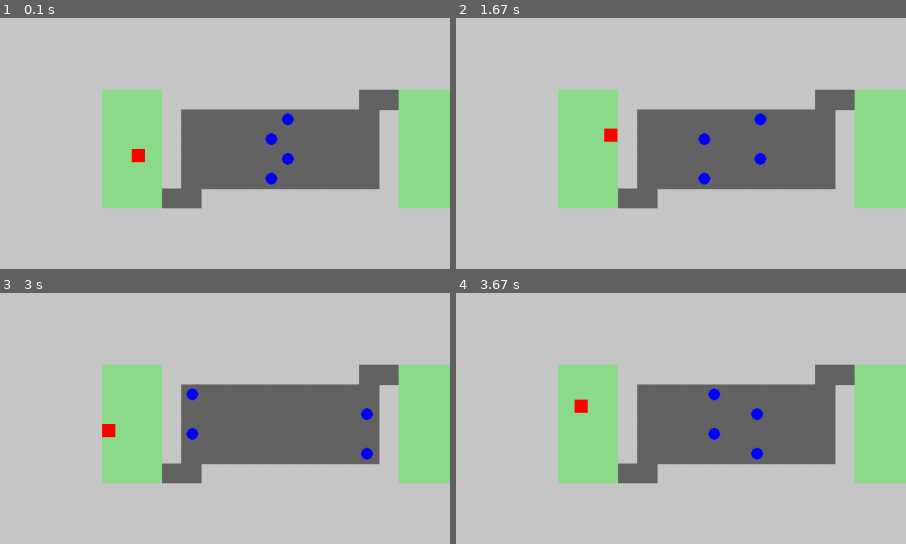
Above: before the commit, frames 1-4 (two rows, left to right).
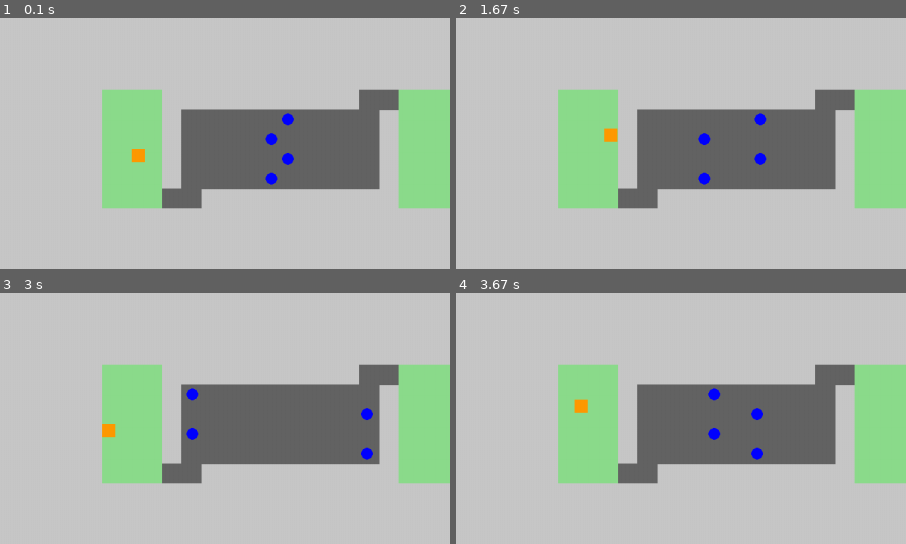
Above: after the commit, the same moments.

Repository: carolineap/hardest-pygame-ever
Game: pygame game, started from main.py
Same seed, same stepped clock (60 frames per second), same inputs: the game is played once before the commit and once after it.
Inputs:
- Up to frame 1 (0.1 s): no input
- Up to frame 2 (1.67 s): hold Right 0.33-0.8 s; hold Up 0.83-1.13 s; hold Right 1.17-1.63 s
- Up to frame 3 (3 s): hold Left 1.67-2.2 s; hold Down 2.23-2.53 s; hold Left 2.57-2.97 s
- Up to frame 4 (3.67 s): hold Up 3-3.37 s; hold Right from 3.4 s (still down)
The pictures show only the part of the screen within x 19-69%, y 24-74%; the shares and areas given below are measured in that part.

The runs differ from the first frame. In frame 1, 0.2% of the frame differs, in the area x 29-33%, y 52-58%; in frame 2, 0.2%, in the area x 32-36%, y 43-50%; in frame 3, 0.2%; in frame 4, 0.2%.

Commit message:
more tests

Diff:
--- a/genetic_algorithm/ga.py
+++ b/genetic_algorithm/ga.py
@@ -5,37 +5,37 @@
 
     def __init__(self, state):
         self.state = state
-        self.max_position = (-1, -1)
+        self.best_position = 1000
+        self.action_best_position = -1
         self.win = False
-        self.action_max_position = 0
 
     def fitness(self):
-        return self.max_position[0]
-
+        return self.best_position+self.action_best_position #menor dist para o goal com o menor numero de acoes
 
 def crossover(s1, s2, point):
     return s1[:point] + s2[point:], s2[:point] + s1[point:]
 
-def selection(population): #just remove the worst individual and clone the best
+def selection(population):
     all_fitness = [individual.fitness() for individual in population]
 
     total = sum(all_fitness)
-    p = sorted([fitness/total for fitness in all_fitness], reverse=True)
+    p = [(1-(fitness/total)) for fitness in all_fitness]
 
-    min_i = p.index(min(p))
-    max_i = p.index(max(p))
+    new = random.choices(population, p, k=2)
 
-    new = population.copy()
+    return new[0], new[1]
 
-    new.pop(min_i)
-    new.append(population[max_i])
+def increase_state(population, n_state, d):
+    for individual in population:
+        state = individual.state
+        while len(state) < n_state:
+            state.extend([random.choice(list(Actions))]*random.randint(1, d))
+        individual.state = state[:n_state]
 
-    random.shuffle(new)
-
-    return new
+    return population
 
 def mutation(state, point, d):
-    d = random.randint(3, d)
+    d = random.randint(1, d)
     state[point:point+d] = [random.choice(list(Actions))]*d
     return state
 
@@ -44,6 +44,6 @@
     for i in range(size):
         state = []
         while len(state) < n_state:
-            state.extend([random.choice(list(Actions))]*random.randint(3, d)) #repeat an action at most d times
+            state.extend([random.choice(list(Actions))]*random.randint(1, d)) #repeat an action at most d times
         population.append(Individual(state[:n_state]))
     return population
--- a/simulation.py
+++ b/simulation.py
@@ -2,65 +2,55 @@
 import genetic_algorithm.ga as ga
 import random
 
+def simulate_game():
+	population_size = 50
+	max_iterations = 200
+	best = None
+	state_size = 15 #aumenta o tamanho do cromossomo gradativamente, cinco estados a cada cinco gerações
+	i = 0
+	j = 0
 
-def simulate_game(population, best, display=True):
+	d = int(state_size/2)
 
-	app = App(display=display)
+	population = ga.create_initial_population(population_size, state_size, d)
 
-	for individual in population:
-		individual.win, individual.max_position, individual.action_max_position = app.run(individual.state)
+	app = App(len(population), display=True)
 
-		if not best or individual.fitness() > best.fitness():
-			best = individual
+	while(j < max_iterations):
 
-		print(individual.fitness())
+		d = int(state_size/2) #max number of repetitions
 
-	return best
+		print("Starting simulation of population " + str(j))
 
-if __name__ == "__main__":
+		results = app.run([individual.state[:state_size] for individual in population], min(state_size, 200))
 
-	POPULATION_SIZE = 10
-	STATE_SIZE = 300
-	K = 2
-	N_ITERATIONS = 10
-	D = 10
+		for i in range(len(population)):
+			population[i].win = results[i][0]
+			population[i].best_position = results[i][1]
+			population[i].action_best_position = results[i][2]
 
-	best = None
+			if population[i].win:
+				print("Alguém venceu!!!")
 
-	population = ga.create_initial_population(POPULATION_SIZE, STATE_SIZE, D)
-
-	while(N_ITERATIONS):
-
-		print("Starting simulation of a population...")
-
-		b = simulate_game(population, best, display=False)
-
-		if not best or best.fitness() < b.fitness():
-			best = b
+			if not best or best.fitness() > population[i].fitness():
+				best = population[i]
 
 		new_population = []
 
-		selected = ga.selection(population)
-
-		for i in range(0, len(population)-1, 2):
-
-			print("fitness selected:")
-			print(selected[i].fitness())
-
-			min_point = min(selected[i].action_max_position, selected[i+1].action_max_position)
-			max_point = max(selected[i].action_max_position, selected[i+1].action_max_position)
-
-			s1, s2 = selected[i].state, selected[i+1].state
-			s1, s2 = ga.crossover(s1, s2, random.randint(min_point, max_point))
-
-			new_population.append(ga.Individual(ga.mutation(s1, random.randint(min_point, max_point), D)))
-			new_population.append(ga.Individual(ga.mutation(s2, random.randint(min_point, max_point), D)))
+		for i in range(int(len(population)/2)):
+			ind1, ind2 = ga.selection(population)
+			new_population.append(ga.Individual(ga.mutation(ind1.state, ind1.action_best_position-2, d))) #tenta fazer mutação bem perto da melhor posição
+			new_population.append(ga.Individual(ga.mutation(ind2.state, ind2.action_best_position-2, d)))
 
 		population =  new_population
 
-		print(len(population))
+		j += 1
 
-		N_ITERATIONS -= 1
+		if j%5 == 0:
+			state_size += 10
+			population = ga.increase_state(population, state_size, d)
 
-	input("Press Enter to continue...")
-	simulate_game([best], best, display=True)
+	print(state_size)
+
+if __name__ == "__main__":
+	simulate_game()
--- a/src/AppSimulation.py
+++ b/src/AppSimulation.py
@@ -9,11 +9,13 @@
 from src.Score import Score
 
 class AppSimulation:
-    def __init__(self, display=True):
+    def __init__(self, population_size, display=True):
         pygame.init()
+        self.controller = Controller()
 
-        self.controller = Controller()
-        self.player = Player(pygame.Vector2(0, 0))
+        self.players = []
+        for i in range(population_size):
+            self.players.append((Player(pygame.Vector2(0, 0))))
 
         self.clock = pygame.time.Clock()
         self.running = False
@@ -24,11 +26,6 @@
         self.background_color = (200, 200, 200)
         self.level_one = LevelOne(30, self.background_color)
 
-        #self.player.set_init_pos(self.level_one.player_init)
-        self.restart()
-
-        self.player.set_current_level(self.level_one)
-
         enemy_mov_period = 2
         self.enemies = [
             Enemy(self.level_one.enemies_init[i], self.level_one.enemies_init_direct[i], 'h', enemy_mov_period,
@@ -36,7 +33,7 @@
             for i in range(len(self.level_one.enemies_init))
         ]
 
-        self.score = Score()
+        self.restart()
 
         self.display = display
 
@@ -46,81 +43,73 @@
             pygame.mixer.music.play(-1)
             pygame.mixer.music.set_volume(0.5)
 
-    def run(self, actions):
+    def run(self, actions, n):
         self.restart()
 
-        self.running = True
+        results = []
+        for i in range(len(self.players)):
+            results.append([False, 1000, -1])
 
-        aux = 0
-        current_action = 0
+        for i in range(n):
 
-        max_position = self.player.position
-        action_max_position = 0
-
-        while self.running and current_action < len(actions):
             ms_dt = self.clock.tick(60)
             s_dt = ms_dt / 800
 
-            self.input_loop(actions[current_action])
+            self.move_enemies(s_dt)
 
-            win = self.exec_loop(s_dt)
+            for j in range(len(self.players)):
 
-            if max_position[0] < self.player.position[0]:
-                max_position = self.player.position
-                action_max_position = current_action
+                if not self.players[j].dead:
+
+                    self.input_loop(actions[j][i])
+
+                    results[j][0] = self.exec_loop(s_dt, j) #win
+
+                    if results[j][1] > self.level_one.distance(self.players[j]):
+                        results[j][1] = self.level_one.distance(self.players[j]) #get value and action for best position (closest to the goal)
+                        results[j][2] = i
 
             if self.display:
                 self.render_loop()
 
-            current_action += 1
+        return results
 
-        return win, max_position, action_max_position
 
     def input_loop(self, action):
         self.action, self.value = self.controller.read_input(action)
 
-    def exec_loop(self, dt):
+    def move_enemies(self, dt):
+        for enemy in self.enemies:
+            enemy.move(dt)
 
+    def exec_loop(self, dt, j):
         if self.action == 'exit':
             pygame.quit()
             exit(0)
 
-        for enemy in self.enemies:
-            enemy.move(dt)
+        self.players[j].move(self.value, dt)
 
-        self.player.move(self.value, dt)
-
-        if self.player.is_dead(self.enemies):
-
-            if self.display:
-                punchSound = pygame.mixer.Sound("SoundTrack/punch.wav")
-                punchSound.play()
-
-            self.score.deaths += 1
-
-            self.running = False
-
-            return False, self.player.position
-
+        if self.players[j].is_dead(self.enemies):
+            return False
 
         # Check if won
-        if self.level_one.end_area.colliderect(self.player.collision_box()):
+        if self.level_one.end_area.colliderect(self.players[j].collision_box()):
+            return True
 
-            self.running = False
-
-            return True, self.player.position
-
-
-        return False, self.player.position
-
+        return False
 
     def restart(self):
-        self.player.set_init_pos(pygame.Vector2(math.ceil(3 * self.level_one.cell_size), 5 * self.level_one.cell_size))
-
+        for player in self.players:
+            player.set_init_pos(self.level_one.player_init)
+            player.set_current_level(self.level_one)
+            player.set_dead(False)
 
     def render_loop(self):
         self.level_one.draw_level_in_surface()
-        self.player.draw_player(self.level_one.surface)
+
+        for player in self.players:
+            if not player.dead:
+                player.draw_player(self.level_one.surface)
 
         for enemy in self.enemies:
             enemy.draw_enemy(self.level_one.surface)
--- a/src/LevelOne.py
+++ b/src/LevelOne.py
@@ -134,6 +134,9 @@
 
         self.draw_level_in_surface()
 
+        self.init_bridge = pygame.Vector2(self.init_area.right, self.init_area.bottom)
+        self.end_bridge = pygame.Vector2(self.end_area.left, self.end_area.top)
+
     def check_if_inside(self, rect):
         return len(rect.collidelistall(self.non_walkable_areas)) == 0
         # for area in self.walkable_areas:
@@ -141,6 +144,12 @@
         #         return True
         #
         # return False
+
+    def distance(self, player):
+        if self.init_area.contains(player.get_rect()):
+            return player.position.distance_to(self.init_bridge) + self.init_bridge.distance_to(self.end_bridge)
+
+        return player.position.distance_to(self.end_bridge)
 
     def draw_level_in_surface(self):
         self.surface.fill(self.background_color)
@@ -150,11 +159,10 @@
         self.init_area = pygame.draw.polygon(self.surface, (140, 220, 140), self.init_points)
         self.end_area = pygame.draw.polygon(self.surface, (140, 220, 140), self.end_points)
 
-
 if __name__ == "__main__":
     pygame.init()
     level = LevelOne(30)
-    print(level.points)
+    #print(level.points)
 
     width = 1366
     height = 768
--- a/src/Player.py
+++ b/src/Player.py
@@ -1,6 +1,6 @@
 import math
 import pygame
-
+import random
 from src.Controller import Controller
 
 
@@ -15,14 +15,19 @@
 
         self.velocity = pygame.Vector2(100, 100)
 
-        self.color = (255, 0, 0)
+        self.color = (255, random.randint(0, 255), 0)
         self.current_level = None
+
+        self.dead = False
 
     def set_init_pos(self, init_pos_vec : pygame.Vector2):
         self.position = init_pos_vec
 
     def set_current_level(self, level):
         self.current_level = level
+
+    def set_dead(self, bool):
+        self.dead = bool
 
     def move(self, mov_vector : pygame.Vector2, dt : float):
         # if mov_vector.length() != 0:
@@ -43,7 +48,7 @@
         min_delta = pygame.Vector2(norm_vector)
 
         position_x_y = self.position + min_delta
-        print(position_x_y)
+        #print(position_x_y)
         collision_box_x_y = pygame.Rect(position_x_y.x, position_x_y.y, self.width, self.height)
         if self.current_level.main_area.contains(collision_box_x_y) and self.current_level.check_if_inside(
                 collision_box_x_y):
@@ -69,7 +74,6 @@
 
     def draw_player(self, surface : pygame.Surface):
         ret = pygame.draw.rect(surface, self.color, (self.position.x, self.position.y, self.width, self.height))
-        print(ret)
 
     def collision_box(self):
         return pygame.Rect(self.position.x, self.position.y, self.width, self.height)
@@ -78,6 +82,10 @@
         player_box = self.collision_box()
         for enemy in enemies:
             if player_box.colliderect(enemy.collision_box()):
+                self.dead = True
                 return True
 
         return False
+
+    def get_rect(self):
+        return pygame.Rect(self.position.x, self.position.y, self.width, self.height)
